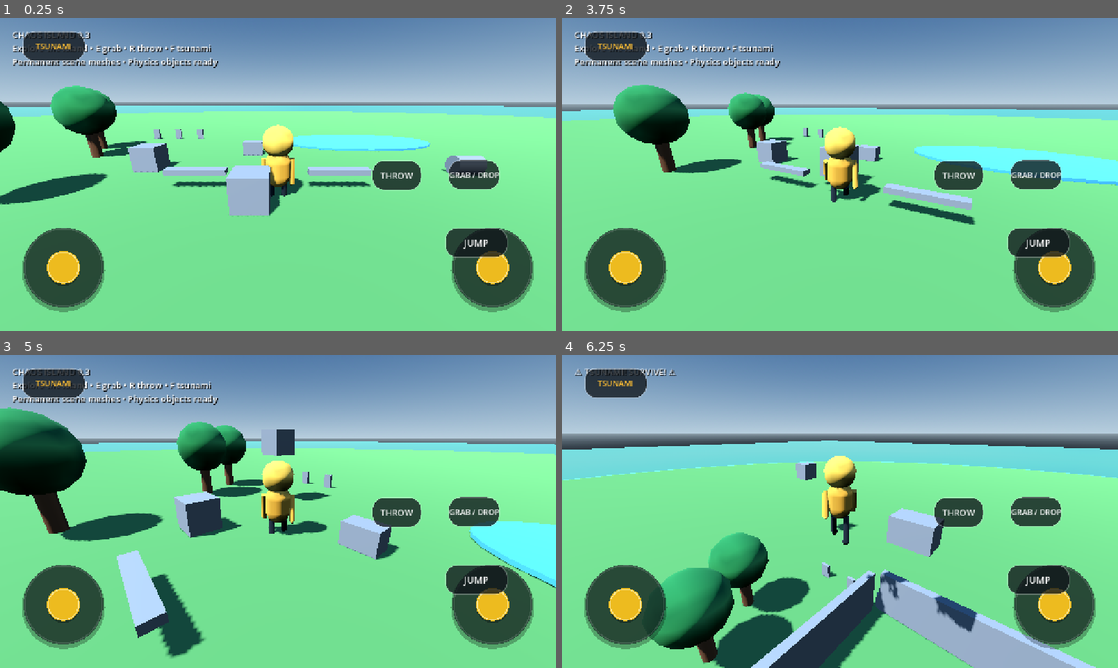
Above: before the commit, frames 1-4 (two rows, left to right).
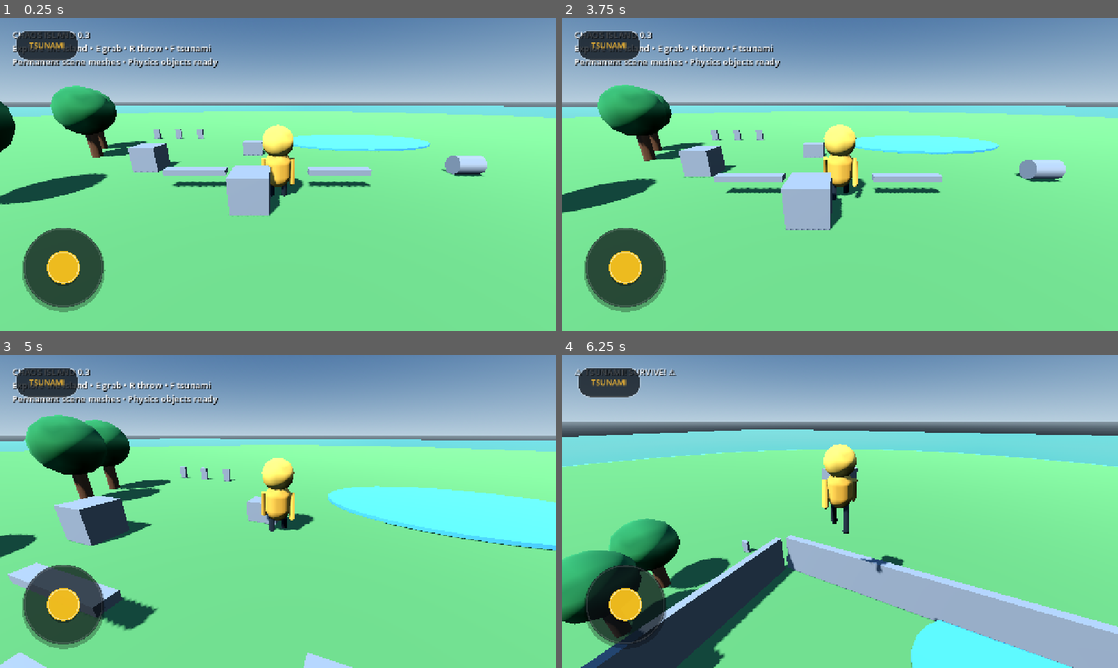
Above: after the commit, the same moments.

Repository: manojoffl-git/chaos-island-build
Game: Godot game, scene res://scenes/Main.tscn
Two runs of this game, one before a commit and one after it. Both use one fixed random seed, a clock stepped at 60 frames per second and the inputs below.
Inputs (mouse positions are in pixels of both pictures, inside the frame that each line leads up to):
- Up to frame 1 (0.25 s): no input
- Up to frame 2 (3.75 s): click (1040, 243) at 0.5 s, where only the run before the commit has a clickable "JUMP"; click "TSUNAMI" at 1.25 s; click (1034, 174) at 2 s, where only the run before the commit has a clickable "GRAB / DROP"; click (956, 174) at 2.75 s, where only the run before the commit has a clickable "THROW"; tap Enter at 3.5 s; move the mouse to (867, 174) at 3.52 s; hold W (move_forward) from 3.53 s (still down); tap E (grab) at 3.6 s; click (867, 174) at 3.67 s
- Up to frame 3 (5 s): keep holding W (move_forward); tap Space (jump) at 3.77, 4.52 s; move the mouse to (250, 511) at 4.27 s; tap R (throw) at 4.35 s; click (250, 511) at 4.42 s
- Up to frame 4 (6.25 s): keep holding W (move_forward); move the mouse to (851, 505) at 5.02 s; tap F at 5.1 s; click (851, 505) at 5.17 s; move the mouse to (834, 517) at 5.77 s; tap E (grab) at 5.85 s; click (834, 517) at 5.92 s; tap Space (jump) at 6.02 s

The runs differ from the first frame. In frame 1, 5.4% of the frame differs, in the area x 2-96%, y 4-94%; in frame 2, 21%; in frame 3, 30%; in frame 4, 45%, in the area x 0-100%, y 4-100%.
Error before the commit: Invalid access to property or key 'look_changed' on a base object of type 'null instance'. (res://scripts/mobile_controls.gd:9)
Error after the commit: Parse Error: Cannot infer the type of "delta" variable because the value doesn't have a set type. (res://scripts/mobile_camera_touch.gd:22)

Commit message:
Use full-screen touch camera region

Diff:
--- a/scenes/MobileControls.tscn
+++ b/scenes/MobileControls.tscn
@@ -1,7 +1,8 @@
-[gd_scene format=3 uid="uid://bs3rbp0yavbme"]
+[gd_scene load_steps=4 format=3 uid="uid://bs3rbp0yavbme"]
 
-[ext_resource type="Script" uid="uid://bboy5rvmp6x0r" path="res://scripts/mobile_controls.gd" id="1"]
-[ext_resource type="Script" uid="uid://dwby32kguxedh" path="res://scripts/mobile_joystick.gd" id="2"]
+[ext_resource type="Script" path="res://scripts/mobile_controls.gd" id="1"]
+[ext_resource type="Script" path="res://scripts/mobile_joystick.gd" id="2"]
+[ext_resource type="Script" path="res://scripts/mobile_camera_touch.gd" id="3"]
 
 [sub_resource type="StyleBoxFlat" id="ButtonStyle"]
 bg_color = Color(0.06, 0.08, 0.1, 0.78)
@@ -29,22 +30,22 @@
 offset_bottom = -36.0
 script = ExtResource("2")
 
-[node name="LookJoystick" type="Control" parent="." unique_id=1129597681]
+[node name="CameraTouch" type="Control" parent="." unique_id=330000001]
 layout_mode = 3
-anchors_preset = 3
-anchor_left = 1.0
-anchor_top = 1.0
+anchors_preset = 12
+anchor_left = 0.5
+anchor_top = 0.0
 anchor_right = 1.0
 anchor_bottom = 1.0
-offset_left = -256.0
-offset_top = -256.0
-offset_right = -36.0
-offset_bottom = -36.0
-script = ExtResource("2")
+grow_horizontal = 2
+grow_vertical = 2
+mouse_filter = 0
+script = ExtResource("3")
 
 [node name="Actions" type="Control" parent="." unique_id=94950940]
 layout_mode = 3
 anchors_preset = 0
+mouse_filter = 2
 
 [node name="Jump" type="Button" parent="Actions" unique_id=500596857]
 layout_mode = 1
@@ -53,10 +54,10 @@
 anchor_top = 1.0
 anchor_right = 1.0
 anchor_bottom = 1.0
-offset_left = 1024.0
-offset_top = 482.0
-offset_right = 1169.0
-offset_bottom = 552.0
+offset_left = -256.0
+offset_top = -238.0
+offset_right = -111.0
+offset_bottom = -168.0
 grow_horizontal = 0
 grow_vertical = 0
 theme_override_colors/font_color = Color(1, 1, 1, 1)
@@ -71,10 +72,10 @@
 anchor_top = 1.0
 anchor_right = 1.0
 anchor_bottom = 1.0
-offset_left = 1032.0
-offset_top = 326.0
-offset_right = 1151.0
-offset_bottom = 396.0
+offset_left = -248.0
+offset_top = -394.0
+offset_right = -129.0
+offset_bottom = -324.0
 grow_horizontal = 0
 grow_vertical = 0
 theme_override_colors/font_color = Color(1, 1, 1, 1)
@@ -89,10 +90,10 @@
 anchor_top = 1.0
 anchor_right = 1.0
 anchor_bottom = 1.0
-offset_left = 856.0
-offset_top = 327.0
-offset_right = 971.0
-offset_bottom = 397.0
+offset_left = -424.0
+offset_top = -393.0
+offset_right = -309.0
+offset_bottom = -323.0
 grow_horizontal = 0
 grow_vertical = 0
 theme_override_colors/font_color = Color(1, 1, 1, 1)
@@ -102,17 +103,11 @@
 
 [node name="Disaster" type="Button" parent="Actions" unique_id=1336202856]
 layout_mode = 1
-anchors_preset = 3
-anchor_left = 1.0
-anchor_top = 1.0
-anchor_right = 1.0
-anchor_bottom = 1.0
-offset_left = 51.0
-offset_top = 30.0
-offset_right = 196.0
-offset_bottom = 100.0
-grow_horizontal = 0
-grow_vertical = 0
+anchors_preset = 0
+offset_left = 36.0
+offset_top = 28.0
+offset_right = 181.0
+offset_bottom = 98.0
 theme_override_colors/font_color = Color(1, 0.75, 0.2, 1)
 theme_override_font_sizes/font_size = 18
 theme_override_styles/normal = SubResource("ButtonStyle")
